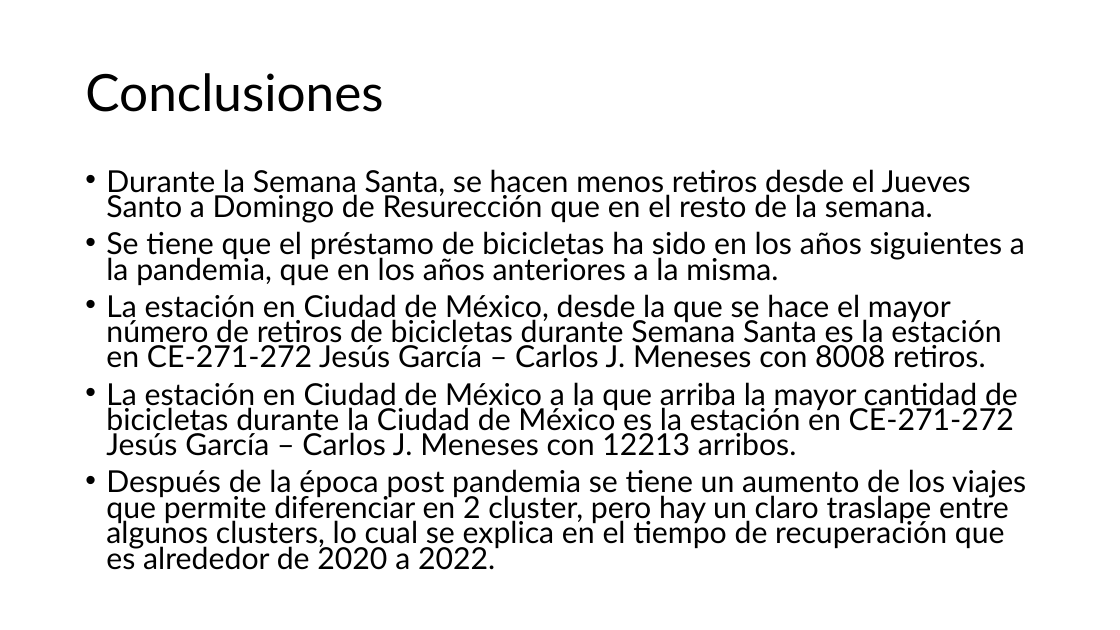
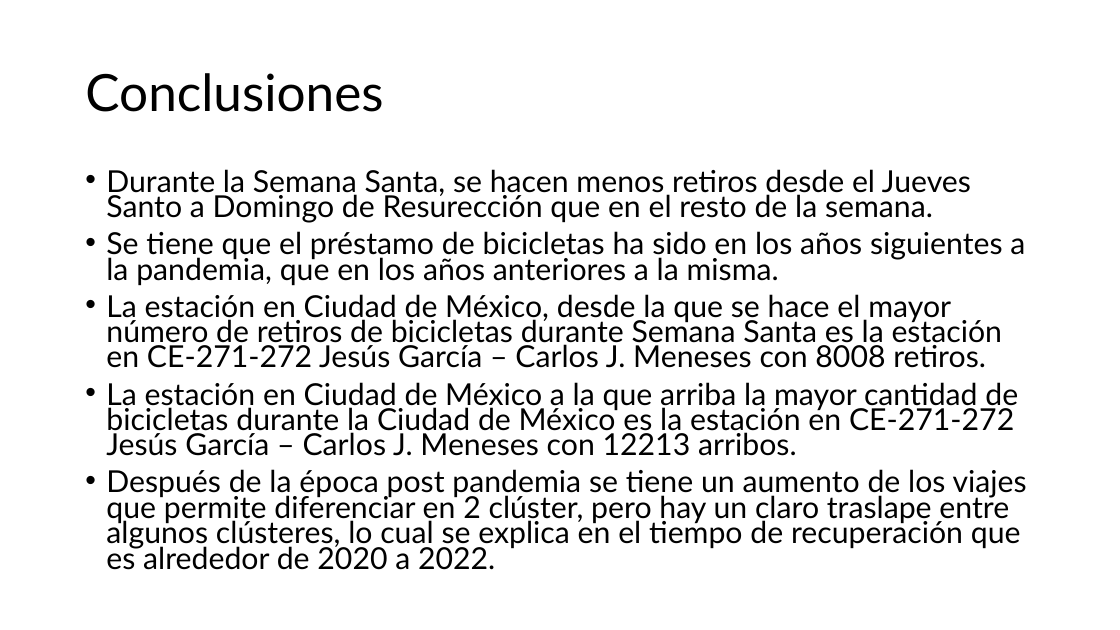
Before and after one commit to Ari-Castellanos/Proyecto-1-Seminario-2, a slide deck: slide 9 of Proyecto1_Seminario2.pptx. Drawn at 1120x630 pixels with LibreOffice and Linux fonts; fonts in the diff are those of the drawing. Boxes give left, top, right and bottom in pixels: in the first picture for what was removed or moved away, otherwise in the second. Text is boxed around its words. In the diff, an @@ line names an element or a change of style, - is before the commit and + after.

Commit message:
Informe
Agregué al informe el clúster

```diff
--- a/Proyecto1_Seminario2.pptx
+++ b/Proyecto1_Seminario2.pptx
@@ text at [106,469,1027,570]: text changed @@
-• Después de la época post pandemia se tiene un aumento de los viajes que permite diferenciar en 2 cluster, pero hay un claro traslape entre algunos clusters, lo cual se explica en el tiempo de recuperación que es alrededor de 2020 a 2022.
+• Después de la época post pandemia se tiene un aumento de los viajes que permite diferenciar en 2 clúster, pero hay un claro traslape entre algunos clústeres, lo cual se explica en el tiempo de recuperación que es alrededor de 2020 a 2022.
```
Also in this commit, not shown: 1 other file.
